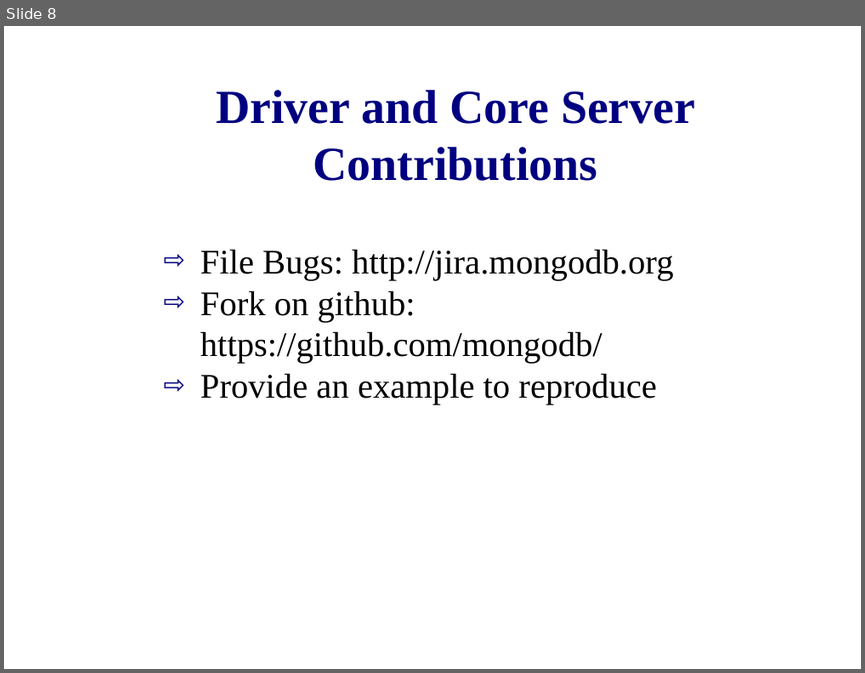
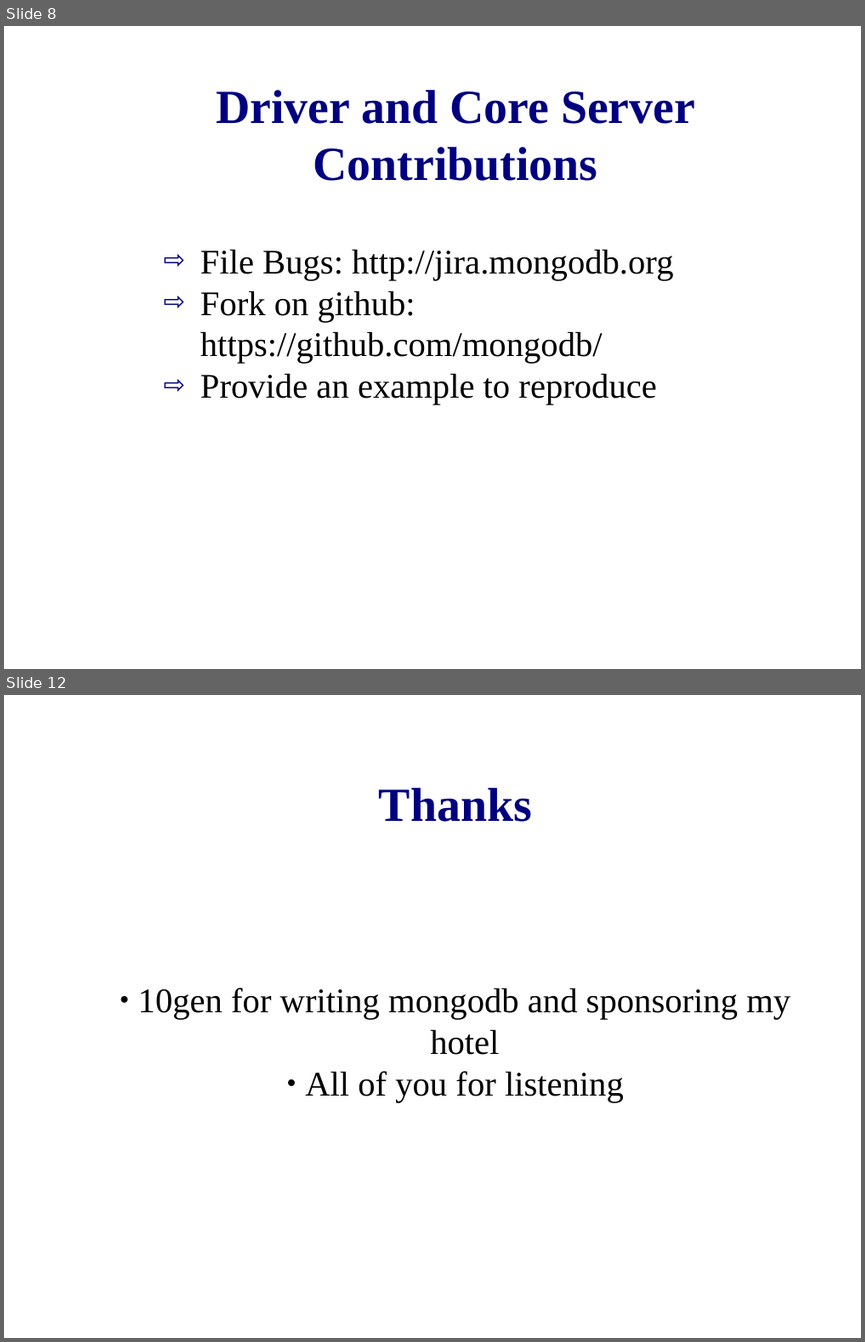
Before and after one commit to zippy1981/TalkMaterials, a slide deck: MongoDC/Tips for Getting Involved as a Contributor.odp. Shown one above the other, each under a label of ours: slide 8 before the commit, slides 8 and 12 after it; the slides between them are not shown. The pictures are 865x673 and 865x1342 pixels, drawn with LibreOffice and Linux fonts; fonts in the diff are those of the drawing; background and template pictures are left out. Boxes give left, top, right and bottom in pixels: in the first picture for what was removed or moved away, otherwise in the second. Text is boxed around its words. In the diff, an @@ line names an element or a change of style, - is before the commit and + after.

```diff
--- a/MongoDC/Tips for Getting Involved as a Contributor.odp
+++ b/MongoDC/Tips for Getting Involved as a Contributor.odp
@@ slide 12 added at <box>4,695,861,1338</box>, background #FFFFFF @@
@@ title added at <box>379,788,532,822</box>, 44 pt, text #000080, bold @@
+Thanks
@@ subtitle added at <box>138,987,790,1102</box>, 32 pt, text #000000 @@
+● 10gen for writing mongodb and sponsoring my hotel
+● All of you for listening
```
Also in this commit, not shown: 3 slides changed, 3 other slides added, 1 slide removed.
